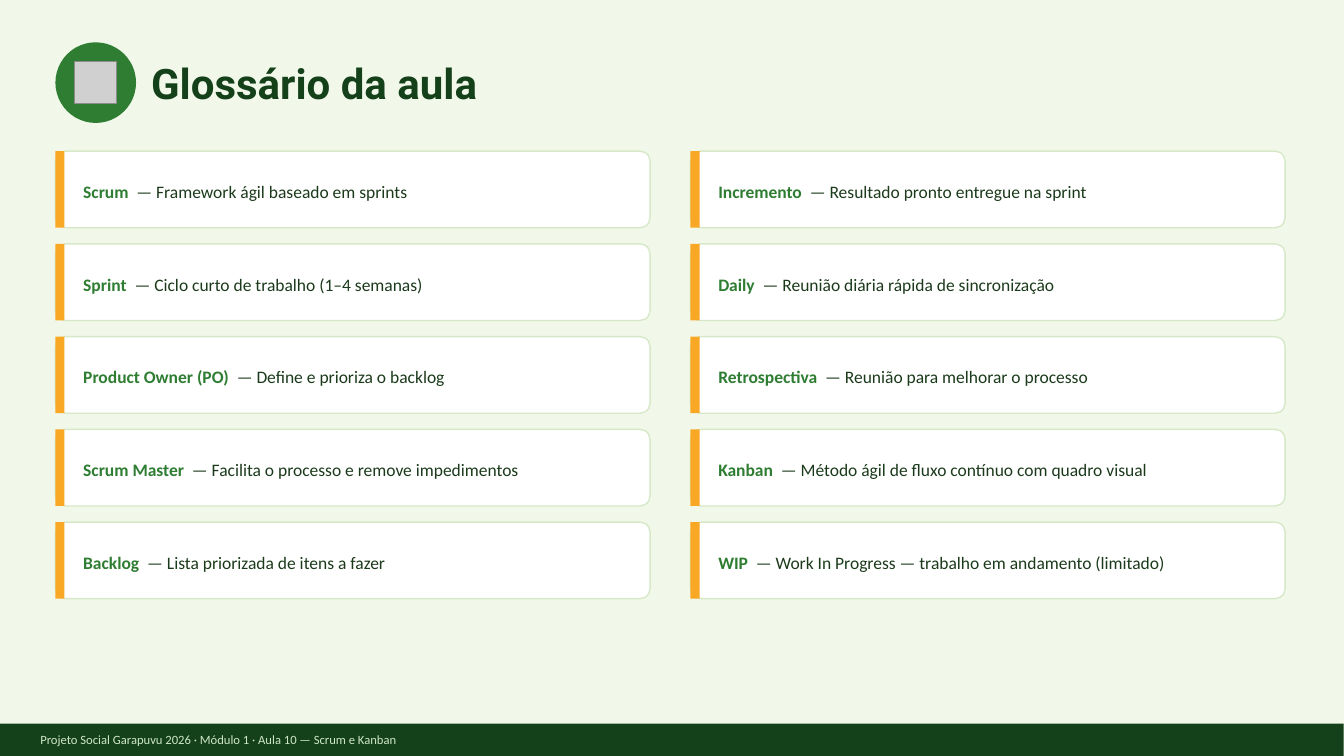
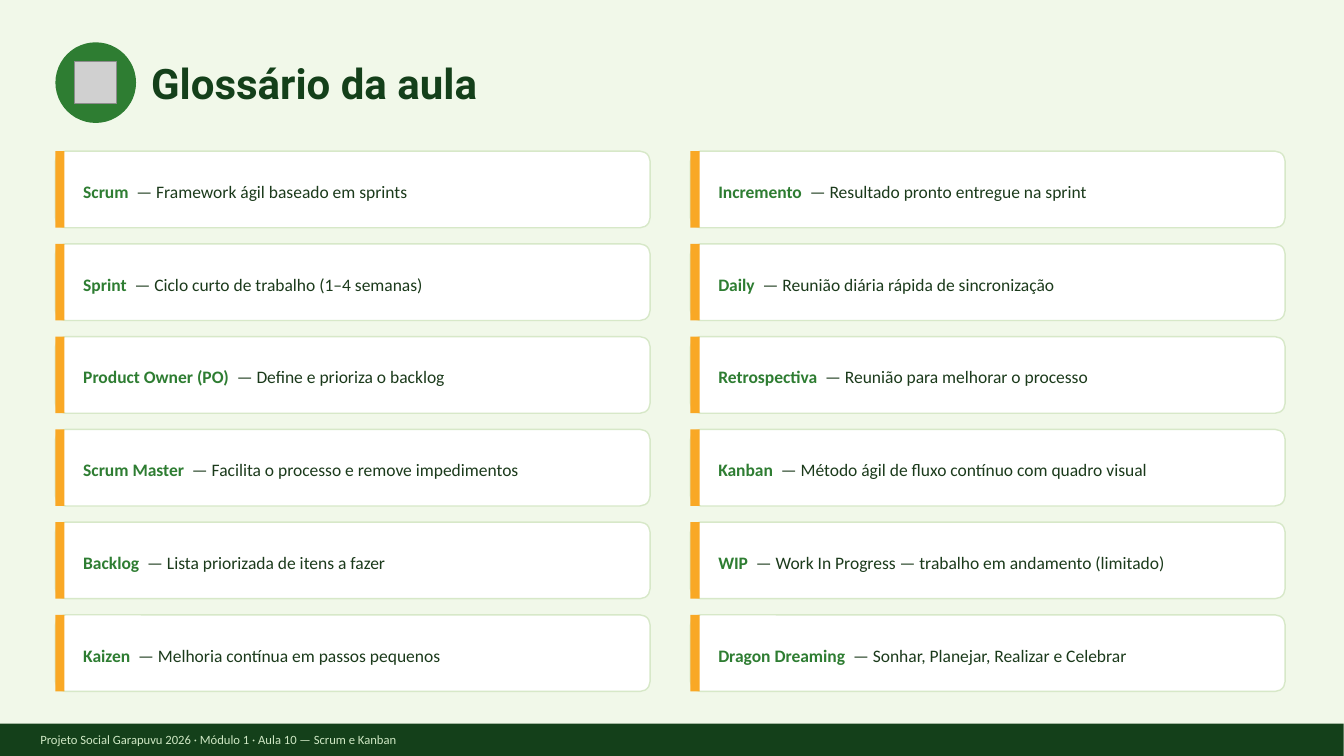
Before and after one commit to douglasqueirozfloripa/projeto-social-garapuvu, a slide deck: slide 11 of Modulo 1 - Fundamentos CTFL/Aula10_Scrum_e_Kanban.pptx (slide 9 before the commit). Drawn at 1344x756 pixels with LibreOffice and Linux fonts; fonts in the diff are those of the drawing; grey boxes stand for pictures. Boxes give left, top, right and bottom in pixels: in the first picture for what was removed or moved away, otherwise in the second. Text is boxed around its words. In the diff, an @@ line names an element or a change of style, - is before the commit and + after.

```diff
--- a/Modulo 1 - Fundamentos CTFL/Aula10_Scrum_e_Kanban.pptx
+++ b/Modulo 1 - Fundamentos CTFL/Aula10_Scrum_e_Kanban.pptx
@@ rounded rectangle added at bbox=[55, 615, 650, 692], fill #FFFFFF, outline #D7E8C8 1 pt @@
@@ rectangle added at bbox=[55, 615, 65, 692], fill #F9A825 @@
@@ rounded rectangle added at bbox=[691, 615, 1286, 692], fill #FFFFFF, outline #D7E8C8 1 pt @@
@@ rectangle added at bbox=[691, 615, 700, 692], fill #F9A825 @@
@@ text added at bbox=[83, 650, 440, 665], 12.5 pt, text #1B3A1B @@
+Kaizen — Melhoria contínua em passos pequenos
@@ text added at bbox=[718, 650, 1126, 665], 12.5 pt, text #1B3A1B @@
+Dragon Dreaming — Sonhar, Planejar, Realizar e Celebrar
```
Also in this commit, not shown: 3 other slides changed, 2 slides added, 34 other files.
